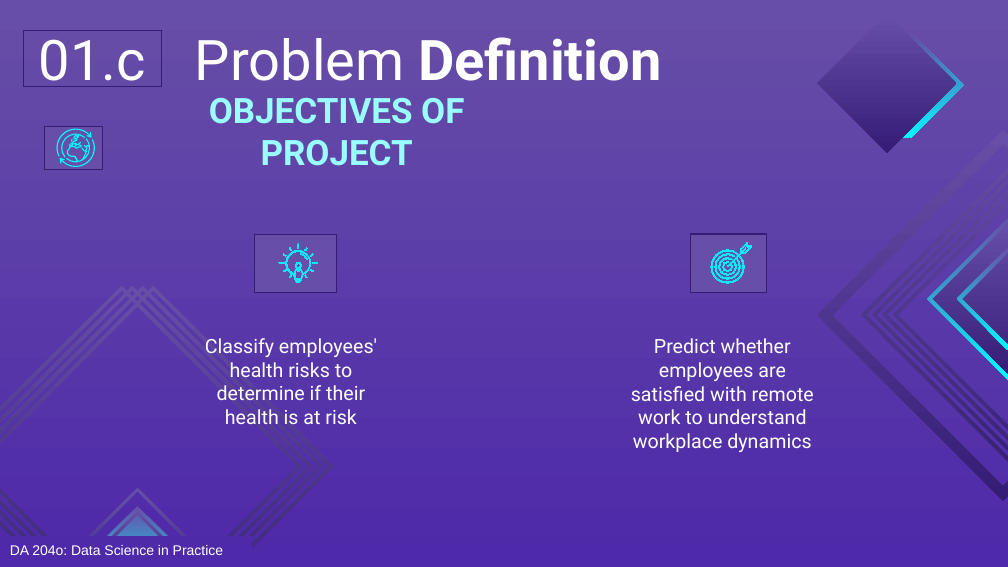
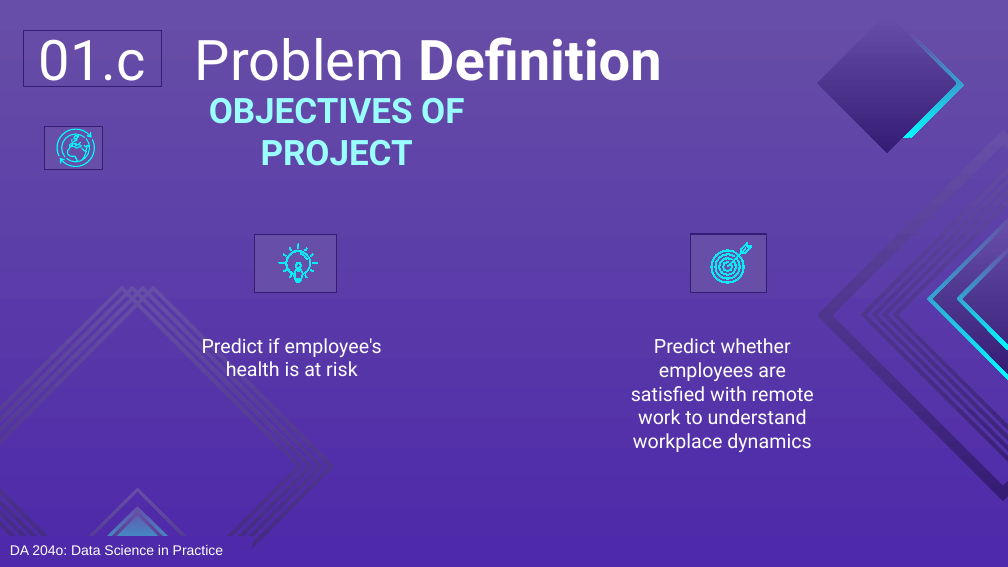
Before and after one commit to sibashisks/DataDrivenAnalysis_For_RemoteWork_And_MentalHealth, a slide deck: slide 5 of Remote Work and Mental Health - A Data-Driven Analysis.pptx. Drawn at 1008x567 pixels with LibreOffice and Linux fonts; fonts in the diff are those of the drawing. Boxes give left, top, right and bottom in pixels: in the first picture for what was removed or moved away, otherwise in the second. Text is boxed around its words. In the diff, an @@ line names an element or a change of style, - is before the commit and + after.

Commit message:
Update 16

```diff
--- a/Remote Work and Mental Health - A Data-Driven Analysis.pptx
+++ b/Remote Work and Mental Health - A Data-Driven Analysis.pptx
@@ text at <box>202,338,382,377</box>: text changed @@
-Classify employees' health risks to determine if their health is at risk
+Predict if employee's health is at risk
```
